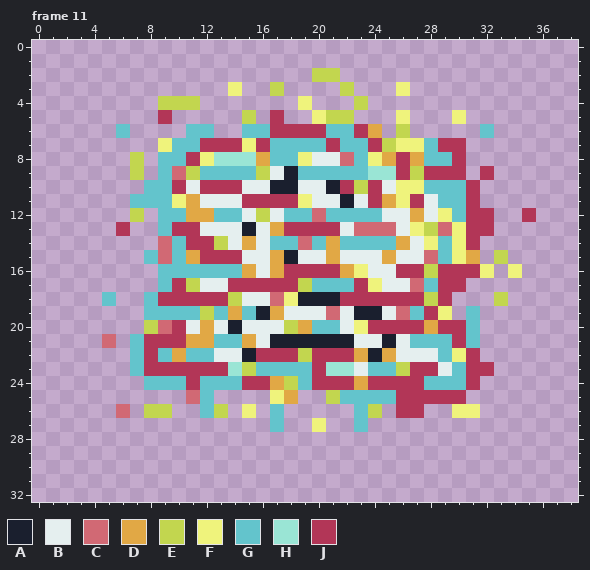
Two versions of one pixel-art file, Projetasso/Code Wars 2 - The Offline Server/new_sprites._/em_construçao/inimigos/amorfo-anim.aseprite. Above, as it was before the edit.
39x33 pixels, 15 frames. Shown: frame 11. The commit also changed other frames, which this record leaves out.
Palette (. is transparent): A #1a1f2e  B #e5efef  C #d16974  D #e1a845  E #c2d64f  F #eff37c  G #63c4cc  H #9ae5d5  J #b23657
Pixels before, frame 11, first column x 5:
 2 ...............EE..............
 3 .........F..E....E...F.........
 4 ....EEE.......F...E............
 5 ....J.....E.J..FEE...F...F.....
 6 .G....GG..GGJJJJGGJD.E.....G...
 7 ....FGGJJJFJGGGGJGGJEFFGJJ.....
 8 ..E.GGJFHHHDGGFBBCGFDJDGGJ.....
 9 ..E.GCEGGGGEBAGGGGGHHJEJJJ.J...
10 ...GGJBJJJBBAABBAJEJBFFGGGJ....
11 ..GGGFDBBBJJJJFBBABJDFJBGGJ....
12 ..E.GGDDGGBEBGGCGGGGBBDBFGJJ..J
13 .J..GJJBBBABDJJJJBCCCBFECFJJ...
14 ....CGJJEBDBGGCGDGGGGDBFGFJ....
15 ...GCGDJJJBBDABBDBBBDBBCGFD.E..
16 ....GGGGGGDBDJJJJDFBBJJEJJJF.F.
17 ....GJEBBJJJJJEGGGJFBBCGJJ.....
18 G..GJJJJJEBBCFAAAJJJJJJEJ...E..
19 ...GGGGEGDGADBBBCBAABCGJF.G....
20 ...ECJBDBABBBEDGGBFJJJJDJJG....
21 C.GJJJDDGGDBAAAAAABBABGGGJG....
22 ..GJGDGGBBAJJJEJJJDADBBBGFJ....
23 ..GJJJJJJHEGGGGJHHBGGEJJBGJJ...
24 ...GGGJGGGJJDEGJJJDJJJJGGGJ....
25 ......CG....FD..EGGGGJJJJJ.....
26 .C.EE..GE.F.G.....GE.JJ..FF....
27 ............G..F..G............
The result:
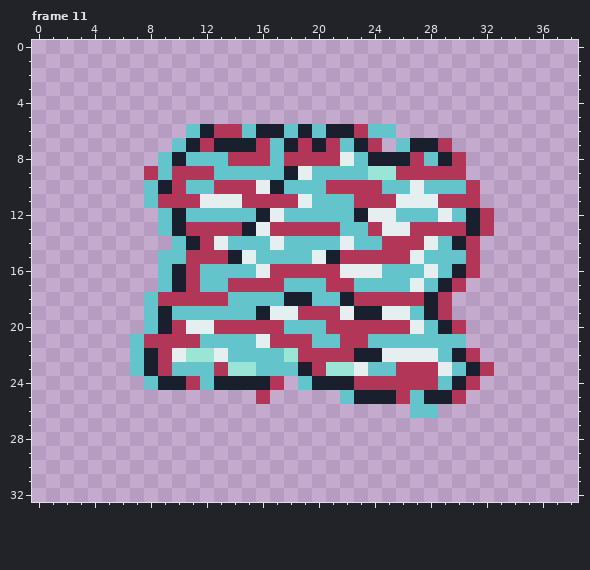
Difference:
Changed rows in their new state; - is an unchanged pixel.
Frame 11:
first column x 5:
 2 ---------------..--------------
 3 ---------.--.----.---.---------
 4 ----...-------.---.------------
 5 ----.-----.-.--...---.---.-----
 6 -.-----AJJ-AAGAGAA-GG.-----.---
 7 ----.-A-AAA--AJA--A-.GAA-.-----
 8 --.--AGGGJJJ-JJJJB-AAAJ-A------
 9 --.J-JJJ---GG-B-------J----.---
10 ----A-GG--J--GGGJ-J-GGB--------
11 --.-JJJ-------BGGGJ-JBB-JJ-----
12 --.--AGG--GA---G--AB-GGGB-A---.
13 -.---A-JJJ--J----GGJB-JJJJA----
14 ----.-A-BGGGB-G-GB--JJJB-A-----
15 ---.G-J--A-GGGG-AJJJJJ-G-GJ-.--
16 -----AJ---G-J----BB-GGGBGA-.-.-
17 -----AJGG----GG-JJGGGGB-A------
18 .--------GGGGA-GGA-----A----.--
19 ----A--G-G--B-JJJ----B-AJ-.----
20 ---GA--BJJJJJGG-JJJ---BGA-.----
21 .-----JG--G-JJJGGJJGGG---G.----
22 ---AJBHH-GGGGHJ---A-B----A-----
23 ---A-GGG--H---A------J----A----
24 ----AA--AAAAJ.-AAAJ----J-A-----
25 ------..---J..--.-AAA-GAA------
26 -.-..--..-.-.-----..-.GG-..----
27 ------------.--.--.------------
Where, in picture pixels (left, top, right, bottom), the same in both pictures:
changed: (102, 68, 536, 432)
